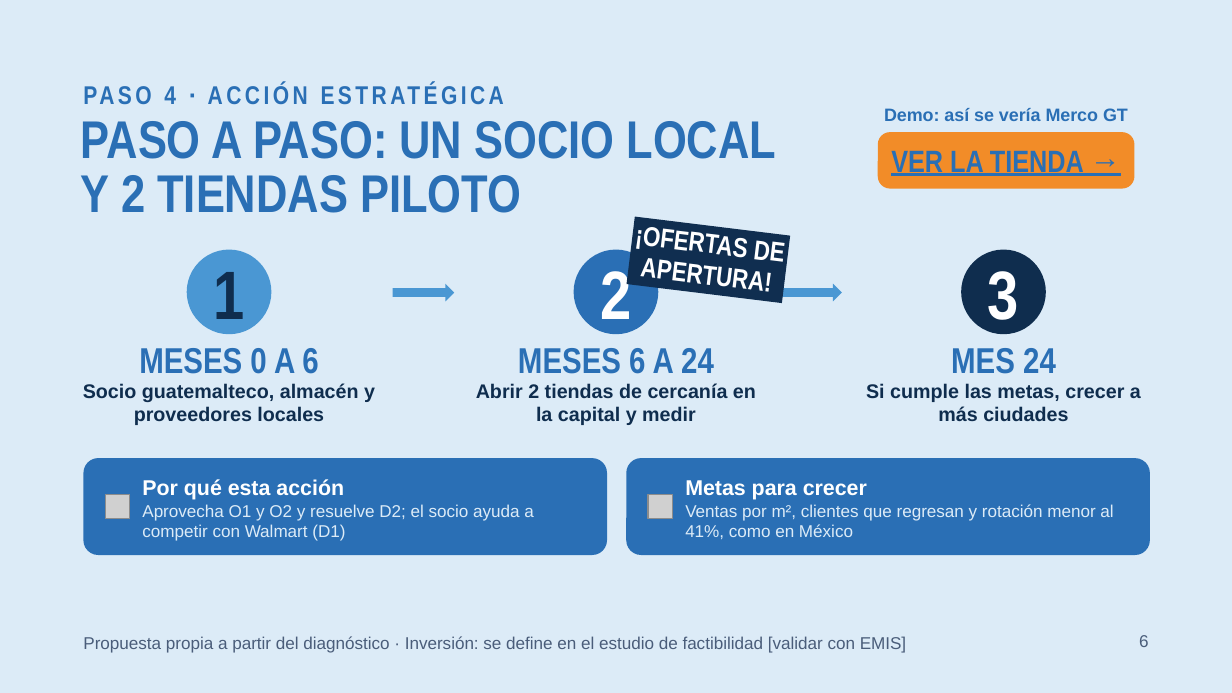
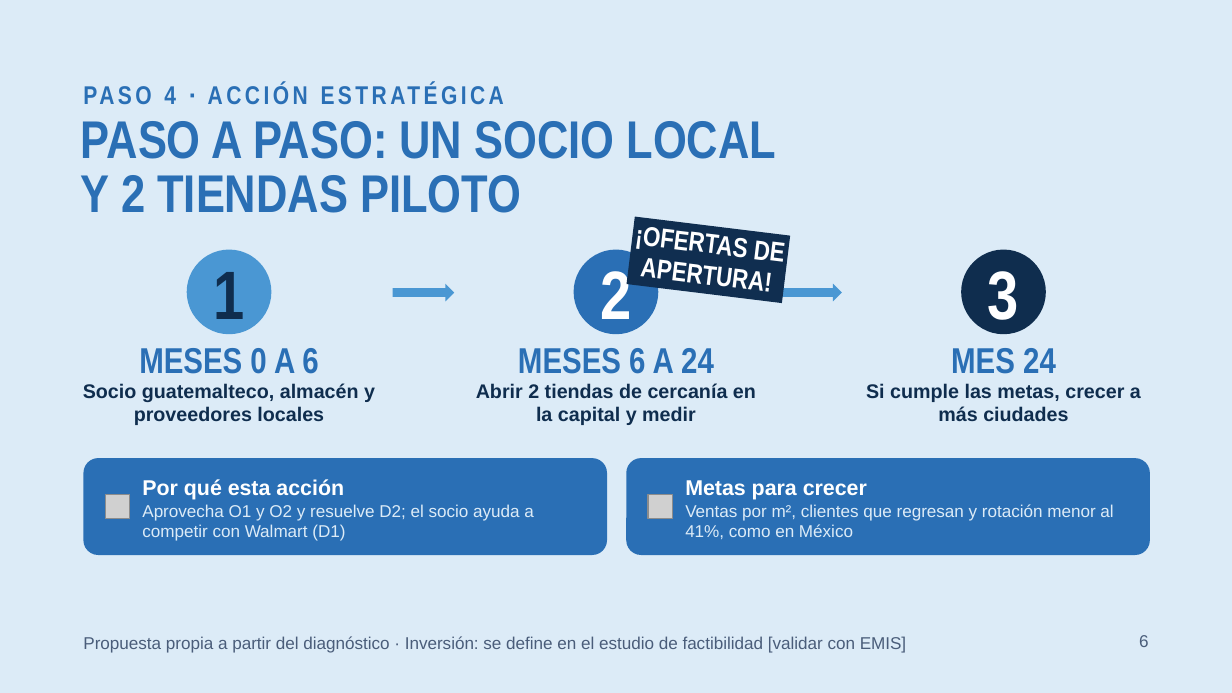
Before and after one commit to samueldejuan/samuel, a slide deck: slide 6 of presentacion/Pitch_Merco_Guatemala.pptx. Drawn at 1232x693 pixels with LibreOffice and Linux fonts; fonts in the diff are those of the drawing; grey boxes stand for pictures. Boxes give left, top, right and bottom in pixels: in the first picture for what was removed or moved away, otherwise in the second. Text is boxed around its words. In the diff, an @@ line names an element or a change of style, - is before the commit and + after.

```diff
--- a/presentacion/Pitch_Merco_Guatemala.pptx
+++ b/presentacion/Pitch_Merco_Guatemala.pptx
@@ text removed at <box>884,108,1128,121</box> @@
-Demo: así se vería Merco GT
@@ rounded rectangle removed at <box>877,132,1133,188</box> @@
-VER LA TIENDA →
```
Also in this commit, not shown: 1 other slide changed, 4 other files.
